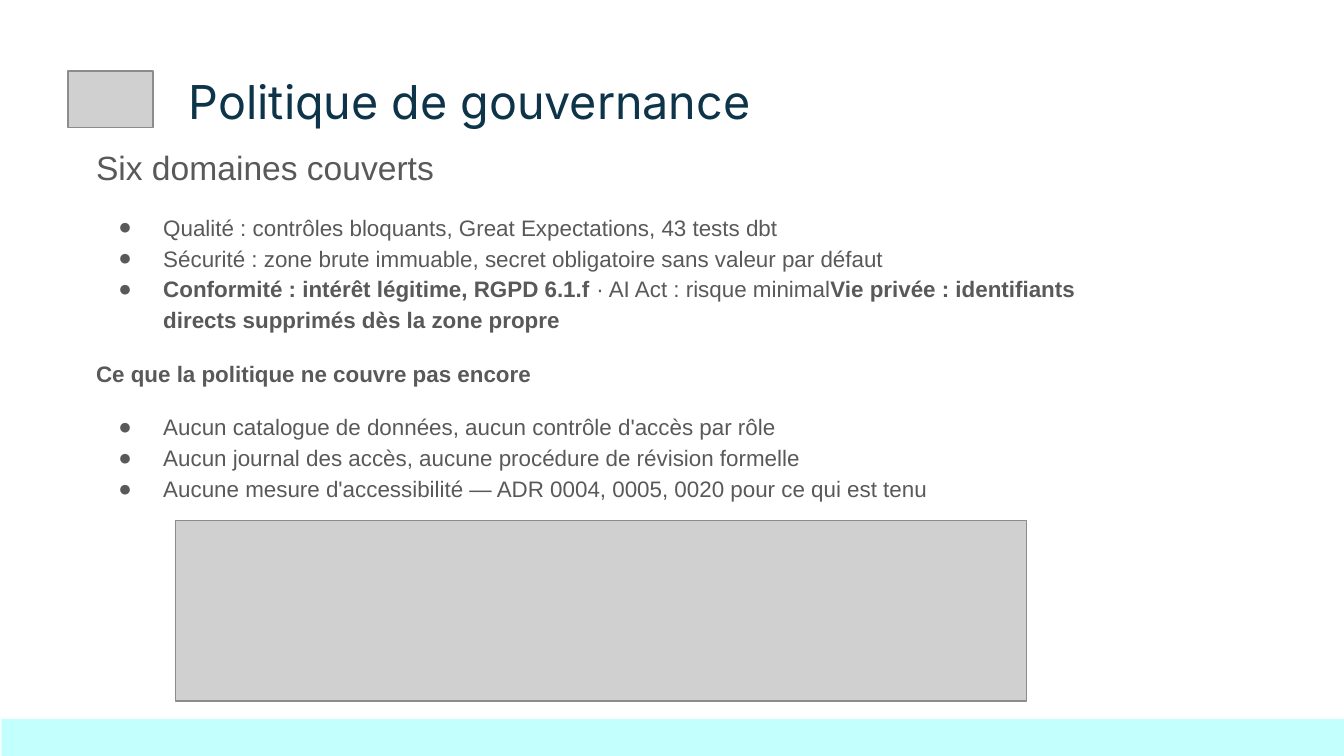
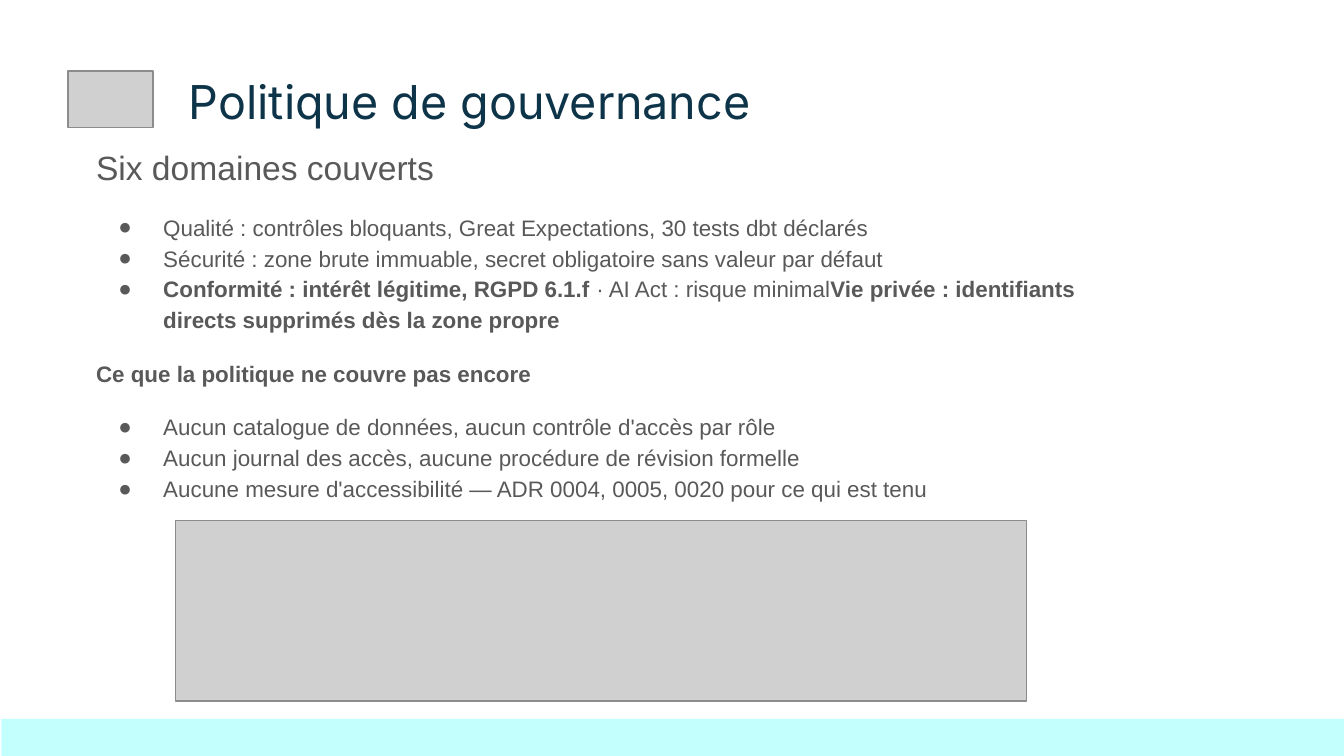
Before and after one commit to KinSushi/reviewpulse-pipeline, a slide deck: slide 5 of docs/presentation/ReviewPulse_AIA1.pptx. Drawn at 1344x756 pixels with LibreOffice and Linux fonts; fonts in the diff are those of the drawing; grey boxes stand for pictures. Boxes give left, top, right and bottom in pixels: in the first picture for what was removed or moved away, otherwise in the second. Text is boxed around its words. In the diff, an @@ line names an element or a change of style, - is before the commit and + after.

```diff
--- a/docs/presentation/ReviewPulse_AIA1.pptx
+++ b/docs/presentation/ReviewPulse_AIA1.pptx
@@ text at (163,219,867,241): text changed @@
-● Qualité : contrôles bloquants, Great Expectations, 43 tests dbt
+● Qualité : contrôles bloquants, Great Expectations, 30 tests dbt déclarés
```
Also in this commit, not shown: 8 other files.
